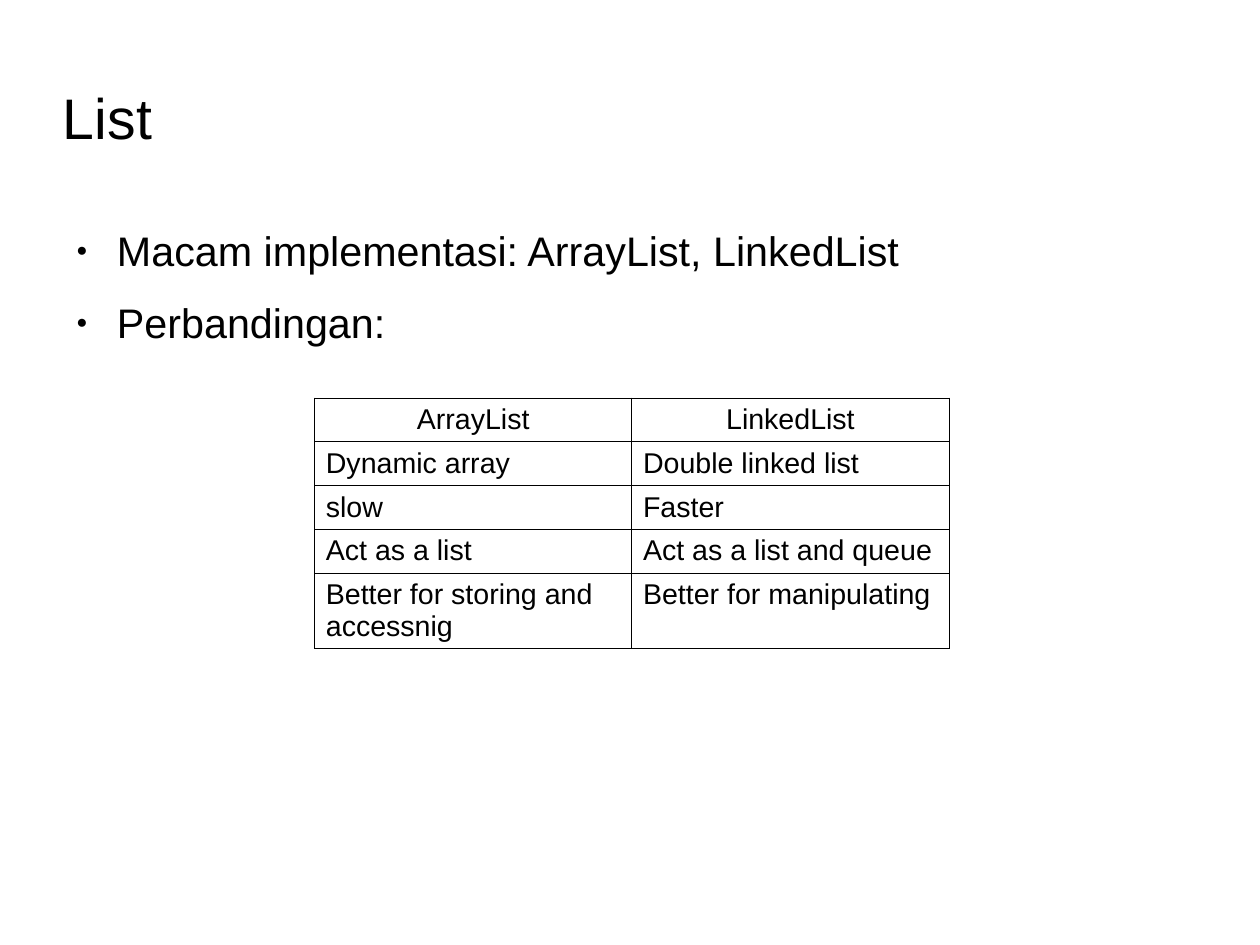
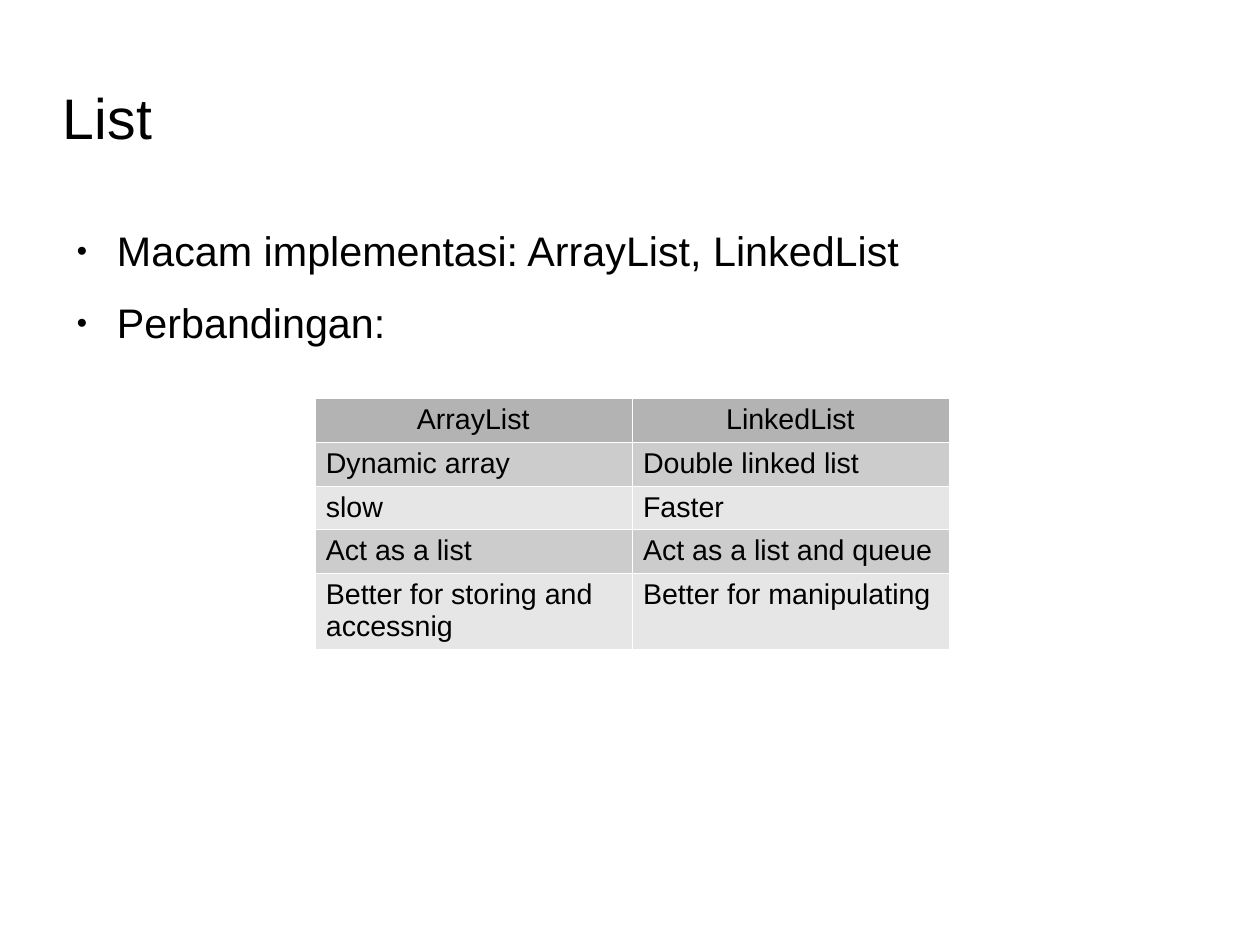
Before and after one commit to Dickyfathur7/pemrograman-komputer-2, a slide deck: slide 4 of collection/slide-collection.odp. Drawn at 1260x945 pixels with LibreOffice and Linux fonts; fonts in the diff are those of the drawing; background and template pictures are left out. Boxes give left, top, right and bottom in pixels: in the first picture for what was removed or moved away, otherwise in the second. Text is boxed around its words. In the diff, an @@ line names an element or a change of style, - is before the commit and + after.

Commit message:
update content

```diff
--- a/collection/slide-collection.odp
+++ b/collection/slide-collection.odp
@@ table at bbox=[314, 398, 950, 648] @@
@@ fill none to #B3B3B3 in row 1 @@
@@ fill none to #CCCCCC in 4 cells @@
@@ fill none to #E6E6E6 in 4 cells @@
@@ borders changed @@
```
